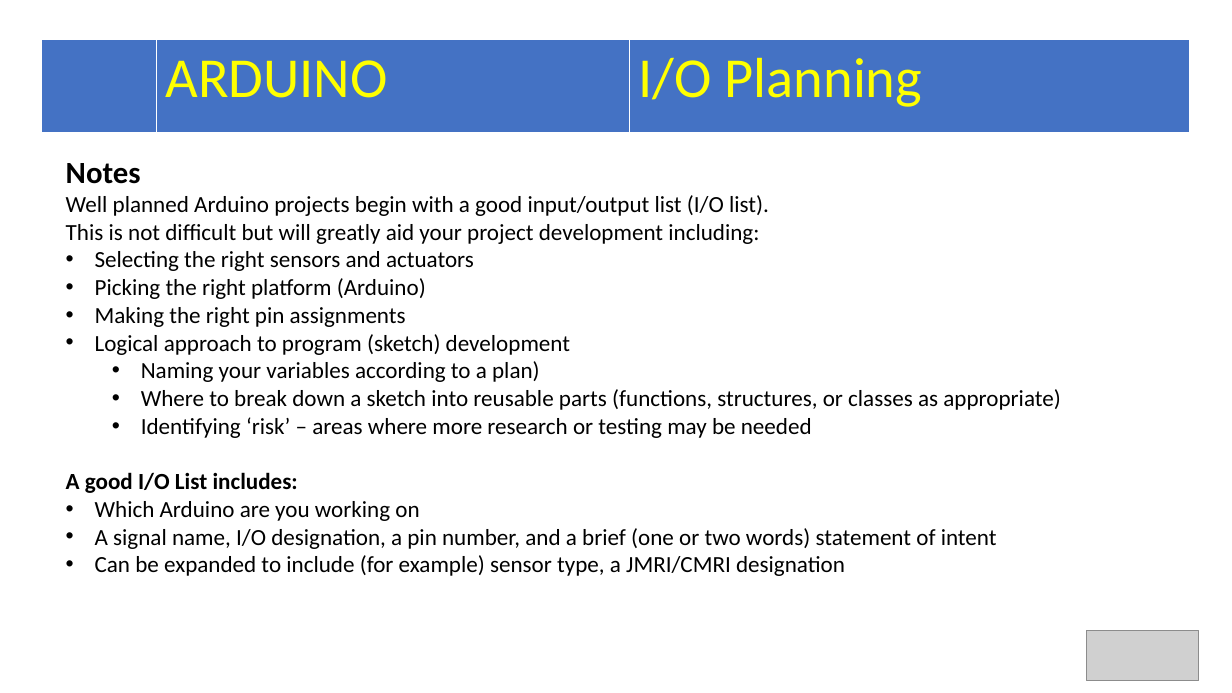
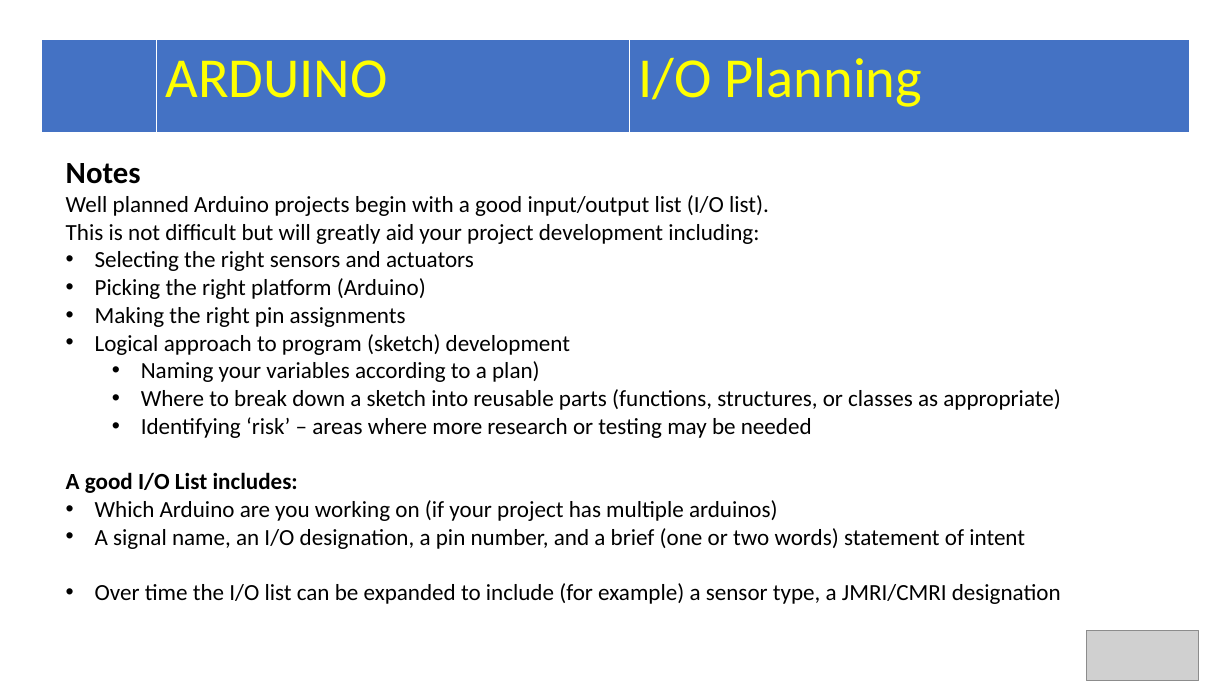
Before and after one commit to Alan-Lomax/MERG-SIG-Presentations, a slide deck: slide 32 of Arduino IO Compendium.pptx. Drawn at 1232x693 pixels with LibreOffice and Linux fonts; fonts in the diff are those of the drawing; grey boxes stand for pictures. Boxes give left, top, right and bottom in pixels: in the first picture for what was removed or moved away, otherwise in the second. Text is boxed around its words. In the diff, an @@ line names an element or a change of style, - is before the commit and + after.

Commit message:
Update Arduino IO Compendium.pptx
Final edits including updating PWM page with results of my servo testing.

```diff
--- a/Arduino IO Compendium.pptx
+++ b/Arduino IO Compendium.pptx
@@ text at box(95, 500, 1061, 604): text changed @@
-• Which Arduino are you working on
-• A signal name, I/O designation, a pin number, and a brief (one or two words) statement of intent
-• Can be expanded to include (for example) sensor type, a JMRI/CMRI designation
+• Which Arduino are you working on (if your project has multiple arduinos)
+• A signal name, an I/O designation, a pin number, and a brief (one or two words) statement of intent
+• Over time the I/O list can be expanded to include (for example) a sensor type, a JMRI/CMRI designation
```
Also in this commit, not shown: 19 other slides changed, 1 slide added.
